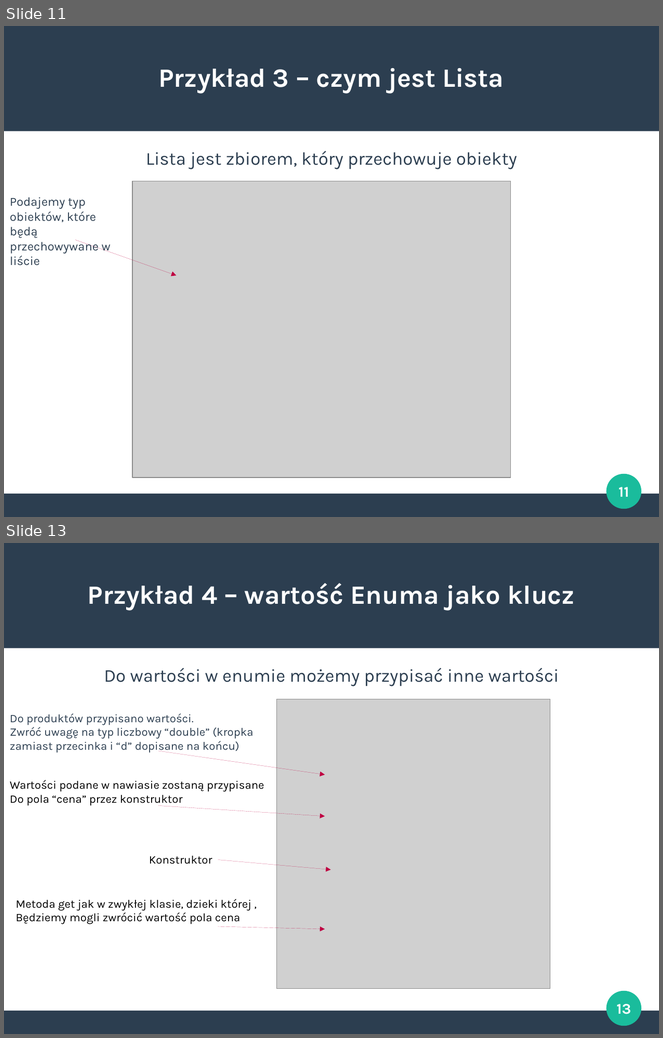
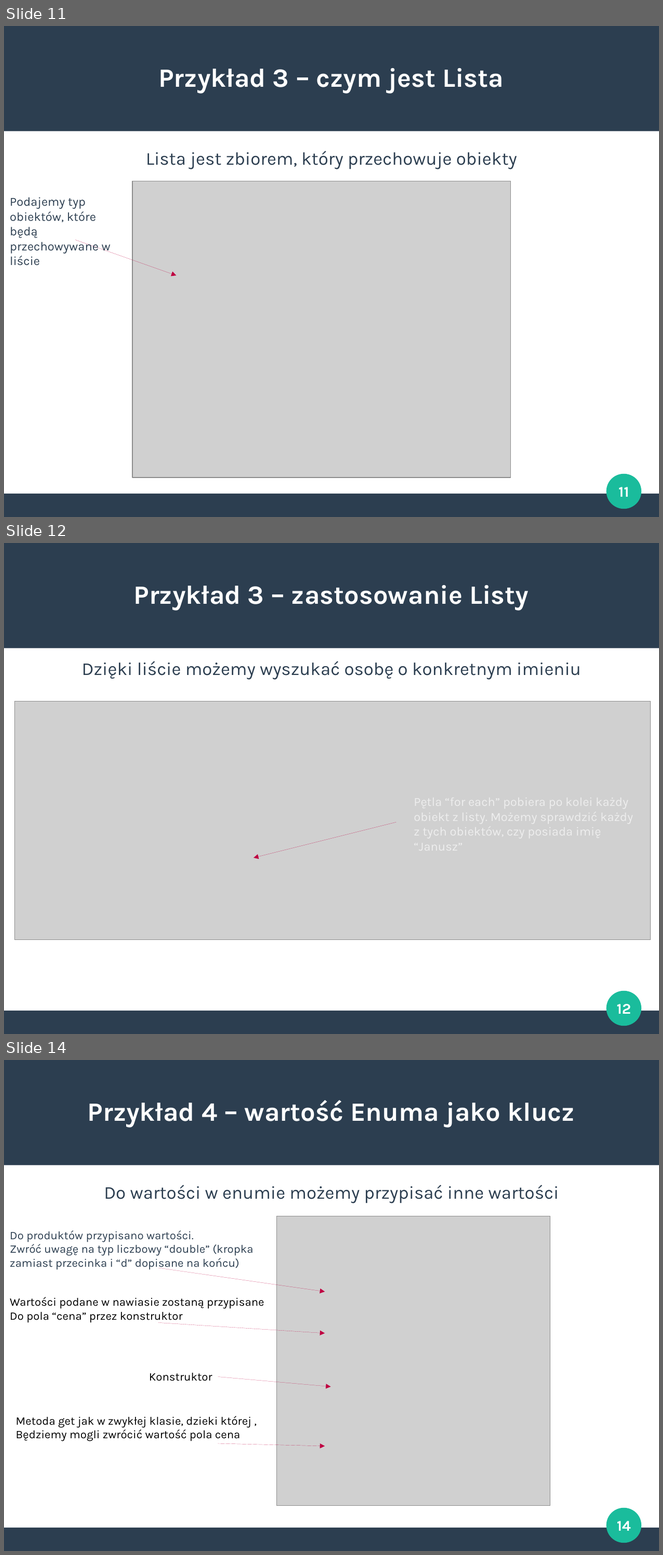
Before and after one commit to s-kaczmarek/Zaprogramowani, a slide deck: prezentacje/lekcja1.odp. Shown one above the other, each under a label of ours: slides 11 and 13 before the commit, slides 11, 12 and 14 after it; the slides between them are not shown. The pictures are 663x1038 and 663x1555 pixels, drawn with LibreOffice and Linux fonts; fonts in the diff are those of the drawing; grey boxes stand for pictures. Boxes give left, top, right and bottom in pixels: in the first picture for what was removed or moved away, otherwise in the second. Text is boxed around its words. In the diff, an @@ line names an element or a change of style, - is before the commit and + after.

```diff
--- a/prezentacje/lekcja1.odp
+++ b/prezentacje/lekcja1.odp
@@ slide 12 added at [4, 543, 659, 1034], background #FFFFFF; not listed: 3 template elements that a slide beside it also shows @@
@@ title added at [134, 585, 529, 611], 32 pt, text #FFFFFF, bold @@
+Przykład 3 – zastosowanie Listy
@@ text added at [82, 661, 581, 680], 22 pt, text #2C3E50 @@
+Dzięki liście możemy wyszukać osobę o konkretnym imieniu
@@ picture added at [15, 702, 651, 940] @@
@@ arrow added from (397, 822) to (254, 858), #BF0041 0 pt @@
@@ page number added at [617, 1004, 631, 1014], 18 pt, text #FFFFFF, bold @@
+12
@@ what was slide 13 is now slide 14 @@
@@ page number at [617, 1521, 631, 1531]: text changed @@
-13
+14
```
Also in this commit, not shown: 1 slide changed, 2 other slides added, 14 other files.
